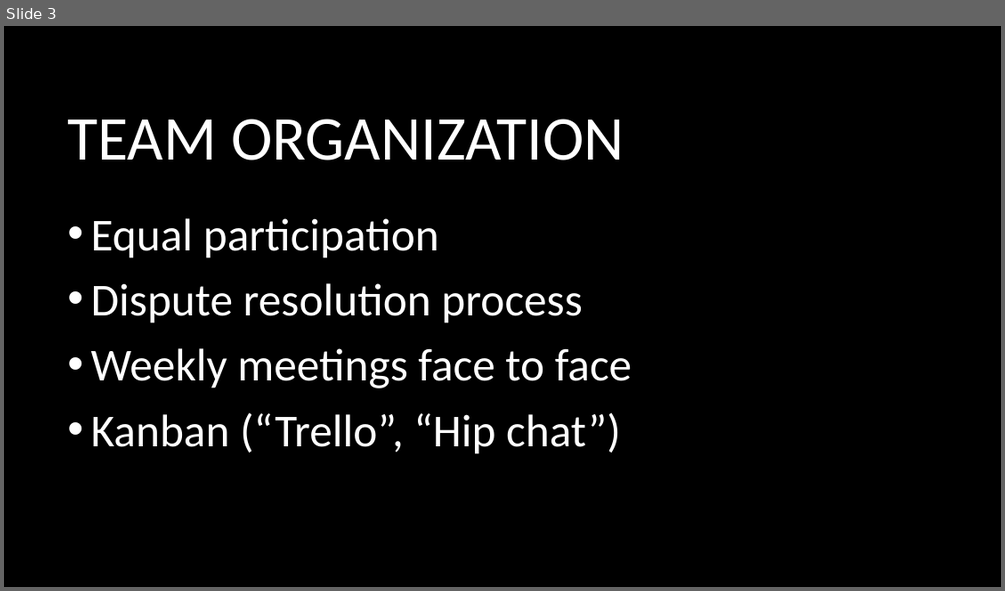
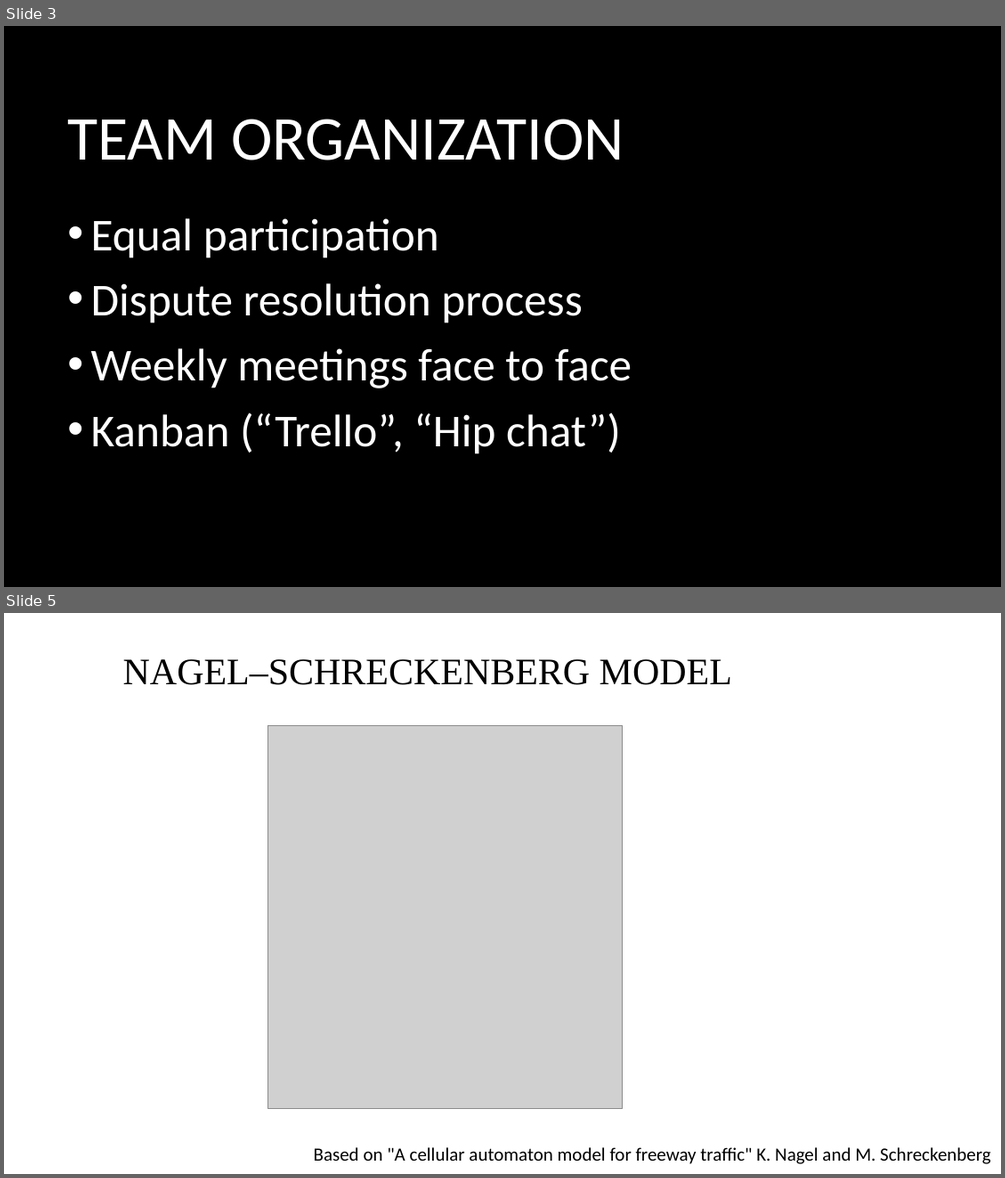
Before and after one commit to teamIndexZero/index_zero_trafficsystem, a slide deck: reports/initialReport/Traffic Management system.pptx. Shown one above the other, each under a label of ours: slide 3 before the commit, slides 3 and 5 after it; the slides between them are not shown. The pictures are 1005x591 and 1005x1178 pixels, drawn with LibreOffice and Linux fonts; fonts in the diff are those of the drawing; grey boxes stand for pictures; background and template pictures are left out. Boxes give left, top, right and bottom in pixels: in the first picture for what was removed or moved away, otherwise in the second. Text is boxed around its words. In the diff, an @@ line names an element or a change of style, - is before the commit and + after.

```diff
--- a/reports/initialReport/Traffic Management system.pptx
+++ b/reports/initialReport/Traffic Management system.pptx
@@ slide 5 added at <box>4,613,1001,1174</box>, background picture (left out) @@
@@ rectangle added at <box>62,643,793,718</box>, fill #FFFFFF, outline #FFFFFF 1.5 pt, 36 pt, text #000000 @@
+NAGEL–SCHRECKENBERG MODEL
@@ picture added at <box>268,725,623,1108</box> @@
@@ text added at <box>314,1147,991,1164</box>, 18 pt, text #000000 @@
+Based on "A cellular automaton model for freeway traffic" K. Nagel and M. Schreckenberg
```
Also in this commit, not shown: 1 slide removed.
